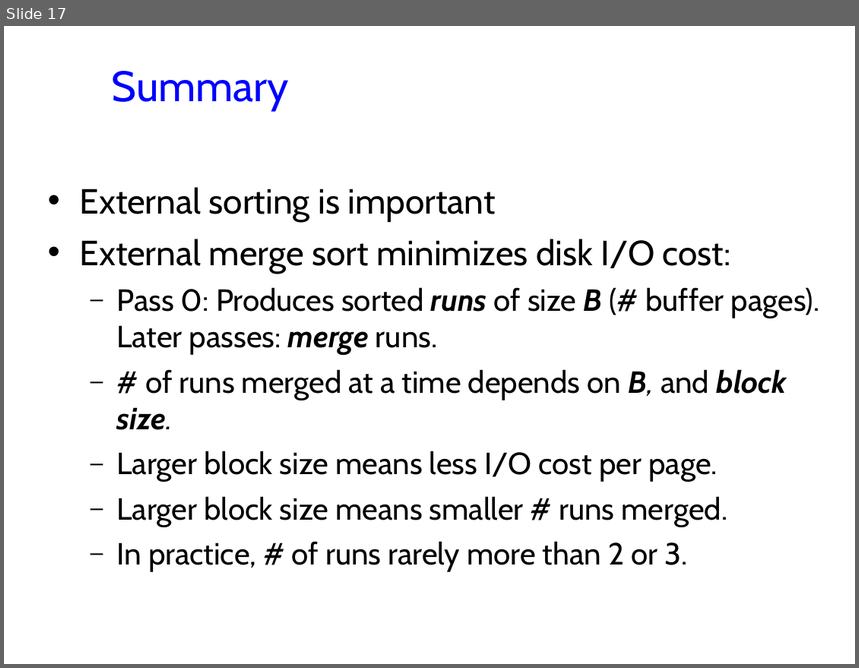
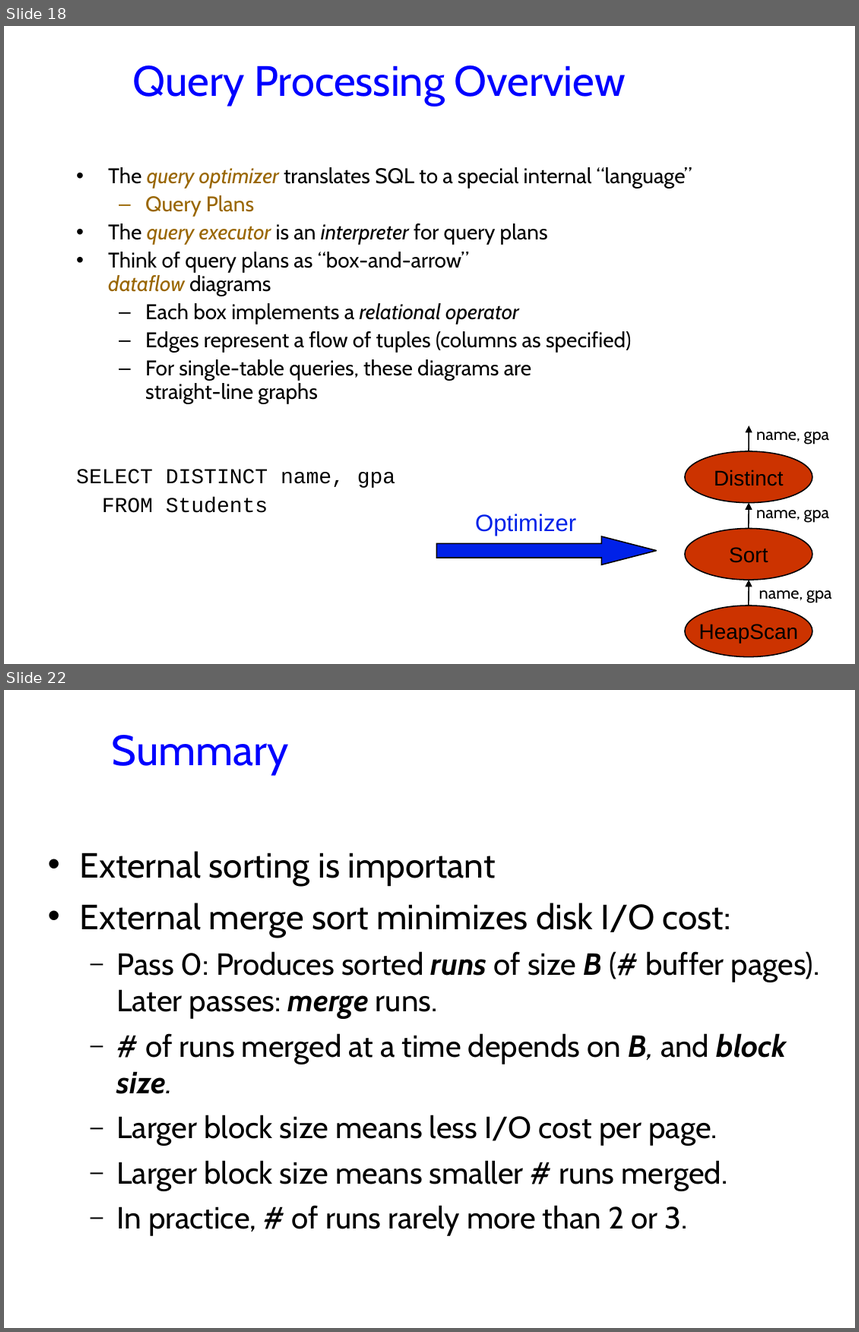
Before and after one commit to jhellerstein/cs186-09, a slide deck: lecs/07-Sorting.ppt. Shown one above the other, each under a label of ours: slide 17 before the commit, slides 18 and 22 after it; the slides between them are not shown. The pictures are 859x668 and 859x1332 pixels, drawn with LibreOffice and Linux fonts; fonts in the diff are those of the drawing; background and template pictures are left out. Boxes give left, top, right and bottom in pixels: in the first picture for what was removed or moved away, otherwise in the second. Text is boxed around its words. In the diff, an @@ line names an element or a change of style, - is before the commit and + after.

```diff
--- a/lecs/07-Sorting.ppt
+++ b/lecs/07-Sorting.ppt
@@ slide 18 added at bbox=[4, 26, 855, 664], background #FFFFFF @@
@@ title added at bbox=[133, 66, 626, 105], 36 pt, text #0000FF @@
+Query Processing Overview
@@ text added at bbox=[76, 167, 693, 513], 18 pt, text #000000 @@
+• The query optimizer translates SQL to a special internal “language”
+  – Query Plans
+• The query executor is an interpreter for query plans
+• Think of query plans as “box-and-arrow”
+  dataflow diagrams
+  – Each box implements a relational operator
+  – Edges represent a flow of tuples (columns as specified)
+  – For single-table queries, these diagrams are
+    straight-line graphs
+SELECT DISTINCT name, gpa
+FROM Students
@@ group added at bbox=[685, 426, 832, 657]: 3 ellipses, 3 arrows, 3 texts @@
+HeapScan
+Sort
+Distinct
+name, gpa
+name, gpa
+name, gpa
@@ text added at bbox=[475, 514, 576, 536], 20 pt, text #0021E8 @@
+Optimizer
@@ right arrow added at bbox=[436, 537, 656, 565], fill #0021E8, outline #000000 0.99 pt @@
@@ what was slide 17 is now slide 22 @@
```
Also in this commit, not shown: 11 slides changed, 4 other slides added.
